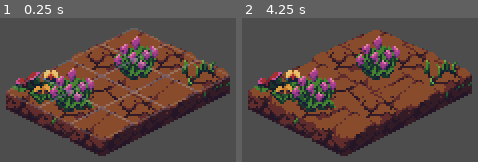
Above: before the commit, frames 1-2 (left to right).
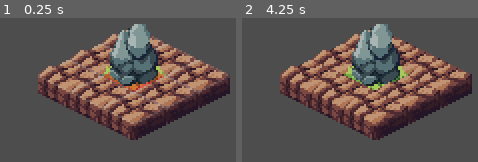
Above: after the commit, the same moments.

Repository: Petiazediter/TurnBasedGame
Game: Godot game, scene res://playground.tscn
The game is run twice, just before and just after one commit, with the same random seed, the same clock (stepped at 60 frames per second) and the same inputs.
Inputs:
- Up to frame 1 (0.25 s): no input
- Up to frame 2 (4.25 s): tap Enter at 0.5, 2, 3.5 s; tap Space at 1.25, 2.75 s; tap F1 (debug_mode) at 4.15 s

The runs differ from the first frame. In frame 1, 39% of the frame differs, in the area x 2-98%, y 4-96%; in frame 2, 40%.

Commit message:
feat(grid-controller): draw the warning lines between the two layers

Diff:
--- a/classes/map_cell.gd
+++ b/classes/map_cell.gd
@@ -5,6 +5,9 @@
 
 func _init(_id: int, _is_walkable: bool) -> void:
     id = _id;
+    is_walkable = _is_walkable;
+
+func set_walkable(_is_walkable: bool) -> void:
     is_walkable = _is_walkable;
 
 static func generate_unique_id_from_vector2i(position: Vector2i) -> int:
--- a/grid-controller/debug_node.gd
+++ b/grid-controller/debug_node.gd
@@ -14,12 +14,12 @@
 		draw_cells();
 
 func draw_cells() -> void:
-	var cells = grid_map.map
+	var cells = grid_map.map;
 	var tilemap = grid_map.base_map
 	var tile_size = tilemap.tile_set.tile_size
 
 	for cell in cells:
-		var cell_coords = MapCell.generate_vector2i_from_unique_id(cell.id)
+		var cell_coords = MapCell.generate_vector2i_from_unique_id(cell.id);
 		var world_pos = tilemap.map_to_local(cell_coords)
 
 		var half_w = tile_size.x / 2
@@ -30,6 +30,12 @@
 			world_pos + Vector2(half_w, 0),         # right
 			world_pos + Vector2(0, half_h),         # bottom
 			world_pos + Vector2(-half_w, 0),      # left
-			world_pos + Vector2(0, -half_h),
 		]
-		draw_polyline(points, Color(.7, .7, .7, .42), 0.2, true)
+
+		var has_point = grid_map.astar.has_point(cell.id);
+		if !has_point:\
+			# Draw filled rectangle
+			draw_colored_polygon(points, Color(1, 0, 0, 0.42));
+		else:
+			points.append(points[0]) # close the loop
+			draw_polyline(points, Color(.7, .7, .7, .42), 0.2, true)
--- a/grid-controller/map.tscn
+++ b/grid-controller/map.tscn
@@ -8,17 +8,19 @@
 script = ExtResource("1_ehdvd")
 
 [node name="GridMapGroundLevel" type="TileMapLayer" parent="."]
-tile_map_data = PackedByteArray("AAAKAAAAAAAKAAEAAAAKAAEAAAAHAAEAAAALAAEAAAAGAAEAAAALAAAAAAAKAAEAAAALAP//AAAJAAEAAAAKAP//AAAGAAEAAAAJAP//AAAKAAEAAAAJAAAAAAAGAAEAAAAJAAEAAAAKAAEAAAAJAAIAAAAKAAEAAAAKAAIAAAAIAAEAAAALAAIAAAAKAAEAAAA=")
+tile_map_data = PackedByteArray("AAAKAAAAAAAAAAIAAAAJAAEAAAAAAAEAAAAKAAEAAAAAAAEAAAALAAEAAAAAAAEAAAALAAAAAAAAAAEAAAALAP//AAAAAAEAAAAKAP//AAAAAAEAAAAJAP//AAAAAAEAAAAJAAAAAAAAAAEAAAA=")
 tile_set = ExtResource("1_gglxv")
 occlusion_enabled = false
 
 [node name="GridMapPropsLevel" type="TileMapLayer" parent="."]
+z_index = 3
 position = Vector2(0, -10)
-tile_map_data = PackedByteArray("AAAKAAAAAAAAAAQAAAAKAAIAAAAAAAQAAAAJAAIAAAACAAQAAAA=")
+tile_map_data = PackedByteArray("AAAKAAAAAAAJAAUAAAA=")
 tile_set = ExtResource("1_gglxv")
 y_sort_origin = 1
 
 [node name="DebugNode" type="Control" parent="."]
+z_index = 2
 layout_mode = 3
 anchors_preset = 0
 offset_right = 40.0
--- a/grid-controller/map_logic.gd
+++ b/grid-controller/map_logic.gd
@@ -21,7 +21,14 @@
 		var cell_id = MapCell.generate_unique_id_from_vector2i(cell_coords);
 		var map_cell = MapCell.new(cell_id,true);
 		map.append(map_cell);
-		astar.add_point(cell_id, cell_coords);
+
+		var prop_cell = props_map.get_cell_tile_data(cell_coords);
+		if prop_cell != null:
+			map_cell.set_walkable(false);
+
+		if map_cell.is_walkable:
+			astar.add_point(cell_id, cell_coords);
+
 
 func connect_points() -> void:
 	for cell in base_map.get_used_cells():
--- a/playground_tileset.tres
+++ b/playground_tileset.tres
@@ -52,6 +52,7 @@
 0:4/0 = 0
 1:4/0 = 0
 2:4/0 = 0
+2:4/0/texture_origin = Vector2i(0, 7)
 3:4/0 = 0
 4:4/0 = 0
 5:4/0 = 0
